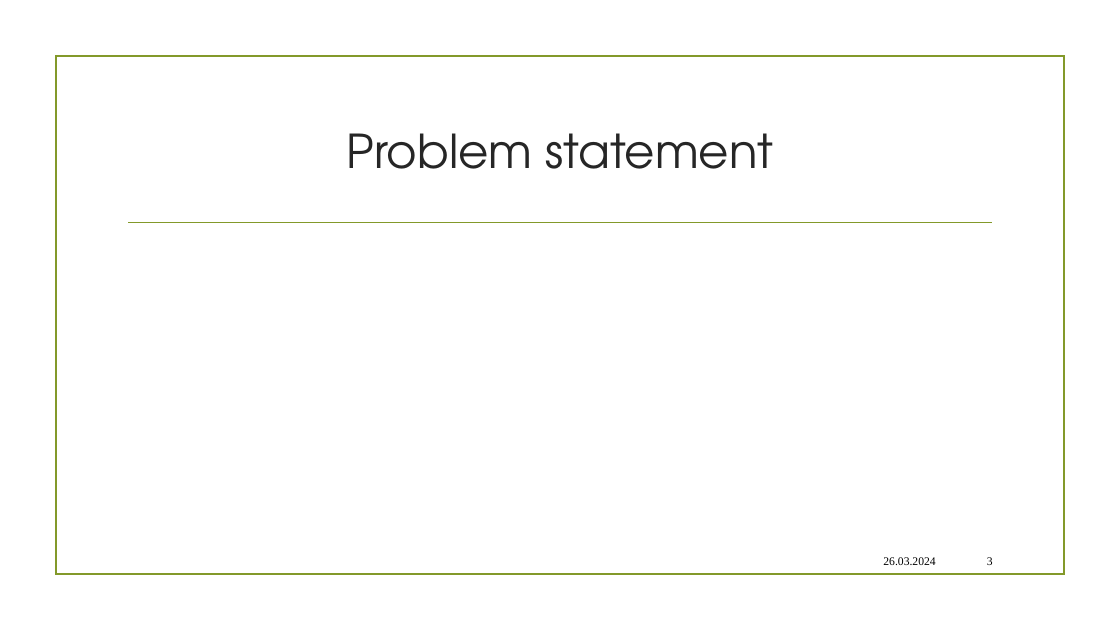
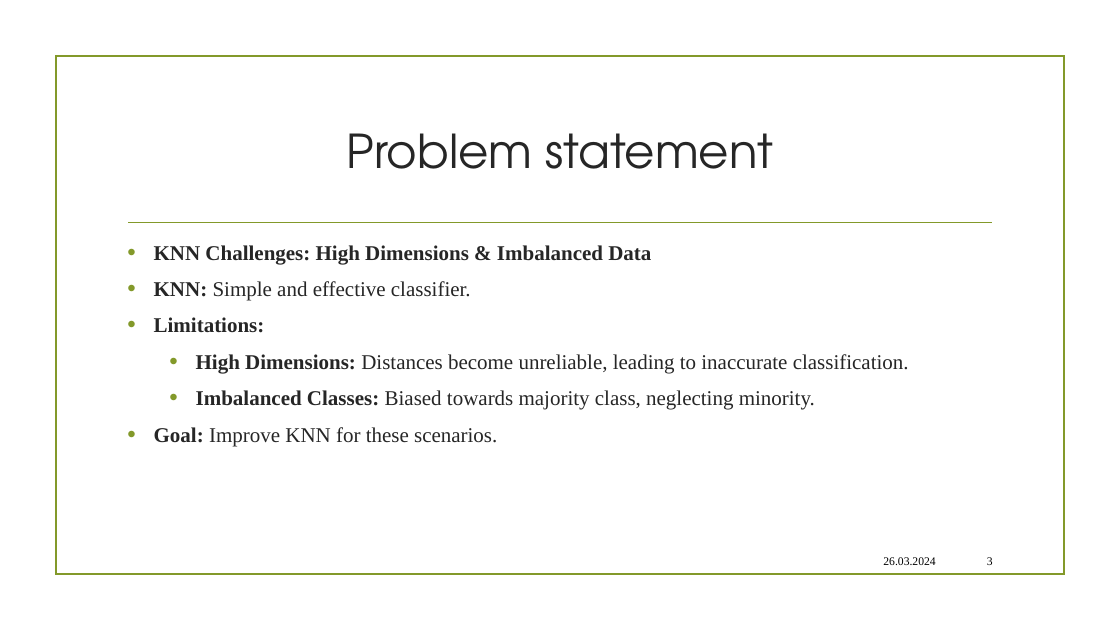
Before and after one commit to Fahad-Jabbar/neocortexapi, a slide deck: slide 3 of source/MySEProject/Documentation/Implement_the_KNN__Classifier_KNN_Quest.pptx. Drawn at 1120x630 pixels with LibreOffice and Linux fonts; fonts in the diff are those of the drawing; background and template pictures are left out. Boxes give left, top, right and bottom in pixels: in the first picture for what was removed or moved away, otherwise in the second. Text is boxed around its words. In the diff, an @@ line names an element or a change of style, - is before the commit and + after.

Commit message:
Modifying Data for KNN

```diff
--- a/source/MySEProject/Documentation/Implement_the_KNN__Classifier_KNN_Quest.pptx
+++ b/source/MySEProject/Documentation/Implement_the_KNN__Classifier_KNN_Quest.pptx
@@ text added at (x1=154, y1=245, x2=909, y2=446), 18 pt, text #262626 @@
+• KNN Challenges: High Dimensions & Imbalanced Data
+• KNN: Simple and effective classifier.
+• Limitations:
+  • High Dimensions: Distances become unreliable, leading to inaccurate classification.
+  • Imbalanced Classes: Biased towards majority class, neglecting minority.
+• Goal: Improve KNN for these scenarios.
```
Also in this commit, not shown: 1 other slide changed.
